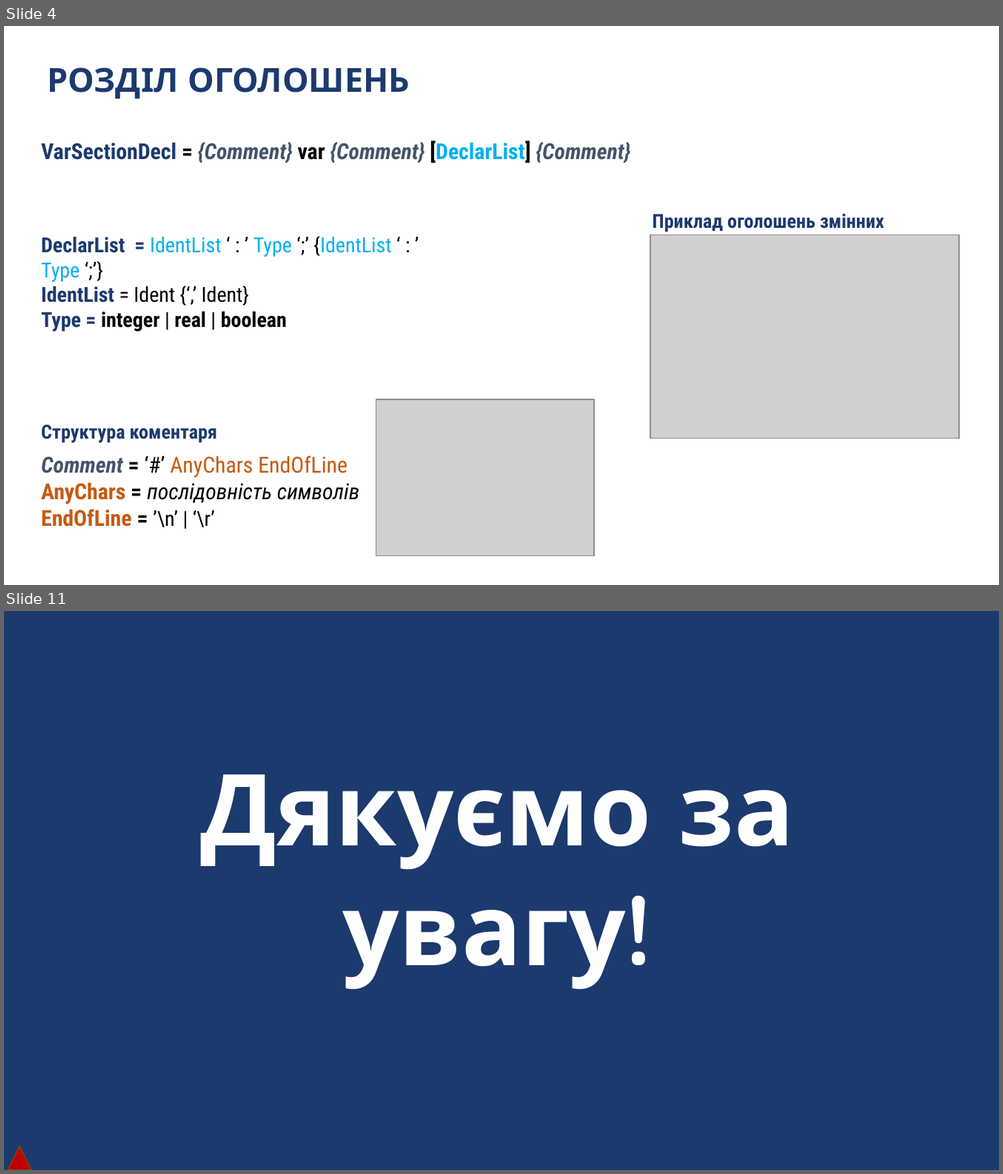
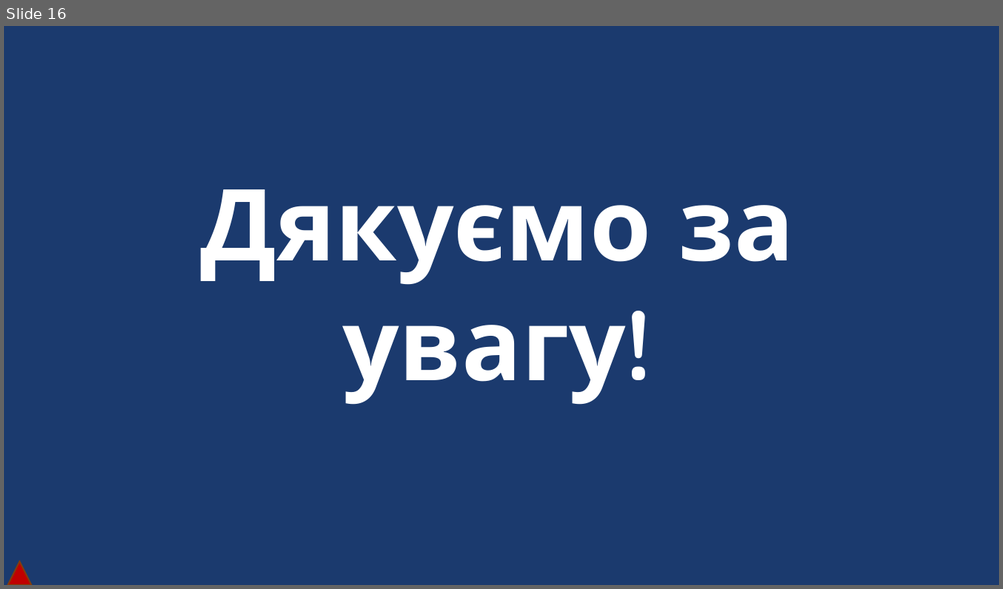
Before and after one commit to DaniilKhortov/BlackBox, a slide deck: BlackBox.pptx. Shown one above the other, each under a label of ours: slides 4 and 11 before the commit, slide 16 after it; the slides between them are not shown. The pictures are 1003x1174 and 1003x589 pixels, drawn with LibreOffice and Linux fonts; fonts in the diff are those of the drawing; grey boxes stand for pictures; background and template pictures are left out. Boxes give left, top, right and bottom in pixels: in the first picture for what was removed or moved away, otherwise in the second. Text is boxed around its words. In the diff, an @@ line names an element or a change of style, - is before the commit and + after.

```diff
--- a/BlackBox.pptx
+++ b/BlackBox.pptx
@@ slide 4 removed at box(4, 26, 999, 585), background #FFFFFF @@
@@ text removed at box(47, 67, 410, 99) @@
-РОЗДІЛ ОГОЛОШЕНЬ
@@ text removed at box(41, 141, 631, 163) @@
-VarSectionDecl = {Comment} var {Comment} [DeclarList] {Comment}
@@ text removed at box(652, 213, 884, 232) @@
-Приклад оголошень змінних
@@ text removed at box(41, 236, 391, 332) @@
-DeclarList = IdentList ‘ : ’ Type ‘;’ {IdentList ‘ : ’ Type ‘;’}
-IdentList = Ident {‘,’ Ident}
-Type = integer | real | boolean
@@ picture removed at box(651, 235, 959, 439) @@
@@ picture removed at box(376, 400, 594, 556) @@
@@ text removed at box(41, 425, 217, 443) @@
-Структура коментаря
@@ text removed at box(41, 456, 359, 528) @@
-Comment = ‘#’ AnyChars EndOfLine
-AnyChars = послідовність символів
-EndOfLine = ’\n’ | ‘\r’
@@ what was slide 11 is now slide 16 @@
```
Also in this commit, not shown: 1 slide changed, 14 slides added, 8 other slides removed, 6 other files.
